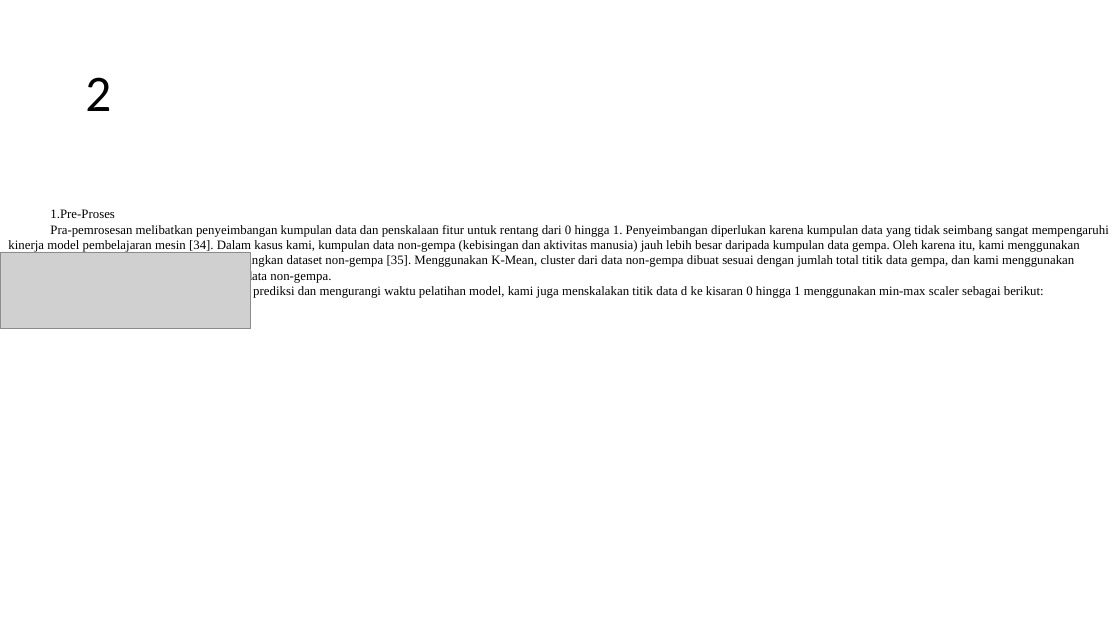
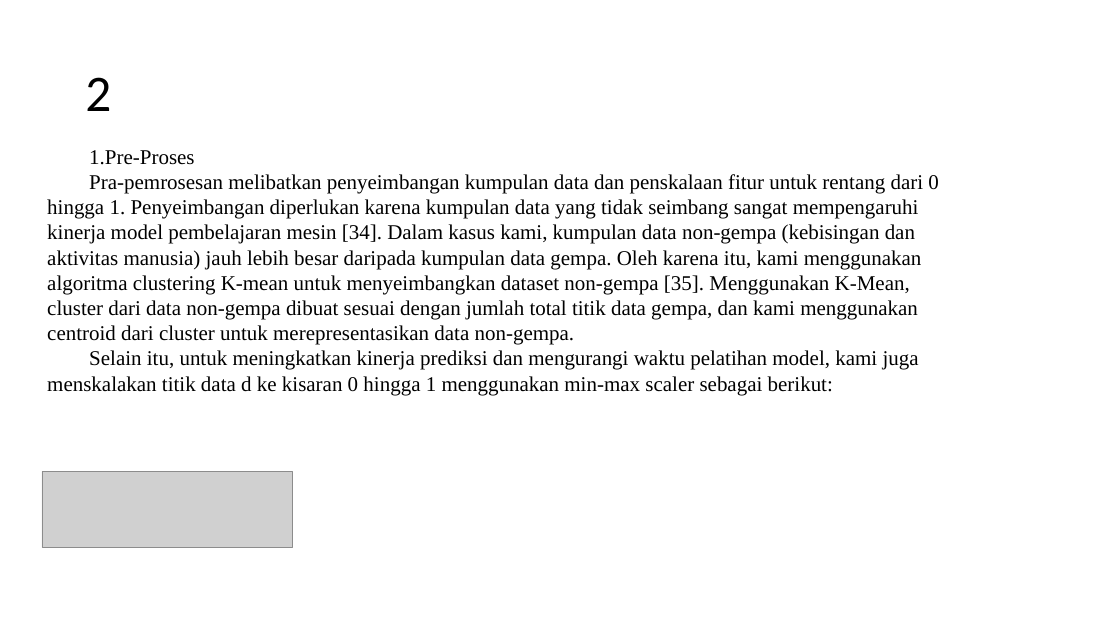
Before and after one commit to juvina03/SBP, a slide deck: slide 16 of PPT_Presentasi_SBP.pptx (slide 15 before the commit). Drawn at 1120x630 pixels with LibreOffice and Linux fonts; fonts in the diff are those of the drawing; grey boxes stand for pictures. Boxes give left, top, right and bottom in pixels: in the first picture for what was removed or moved away, otherwise in the second. Text is boxed around its words. In the diff, an @@ line names an element or a change of style, - is before the commit and + after.

```diff
--- a/PPT_Presentasi_SBP.pptx
+++ b/PPT_Presentasi_SBP.pptx
@@ text "Pre-Proses": place and size @@
-text "Pre-Proses" at (8,209,1109,298)
+text "Pre-Proses" at (47,150,938,395)
@@ text "Pre-Proses" at (47,150,938,395): size 11 to 18 pt @@
@@ picture: place and size @@
-picture at (0,252,250,329)
+picture at (42,471,292,548)
```
Also in this commit, not shown: 14 other slides changed, 1 slide added.
